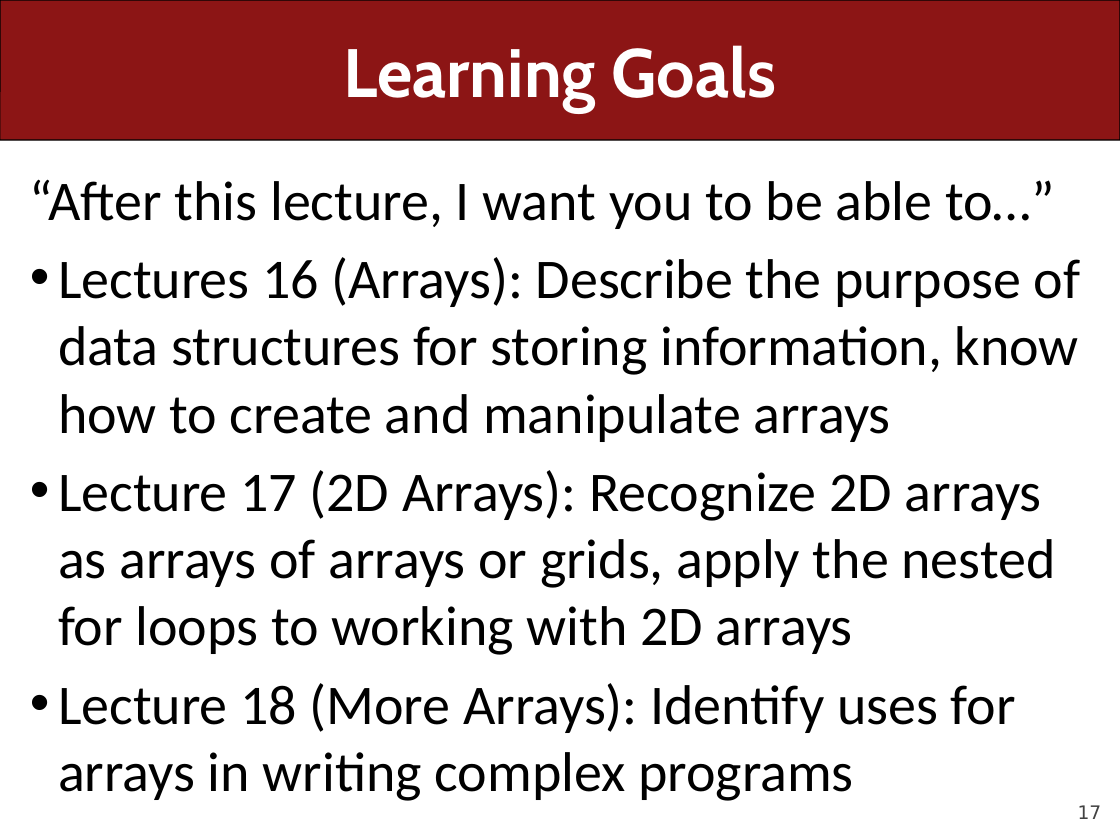
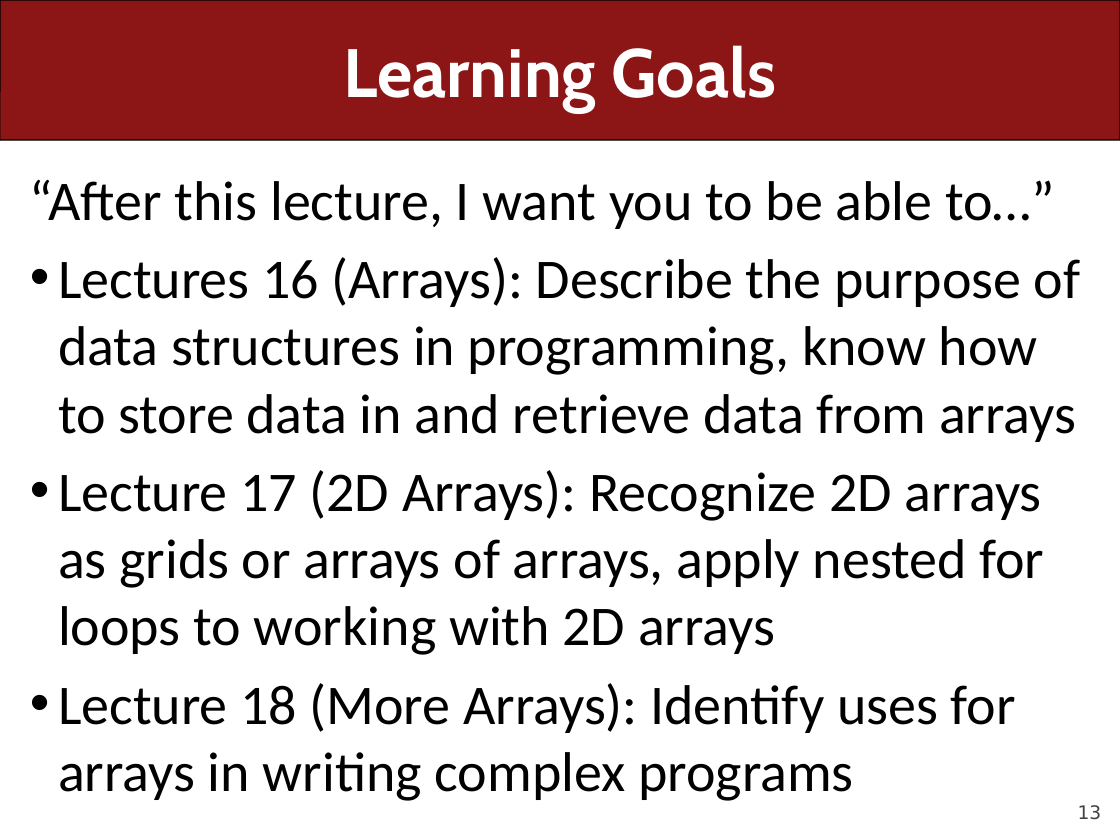
Before and after one commit to ckincaid17/cs106a-summer-2018, a slide deck: slide 13 of WWW/lectures/Lecture27/Lecture27.pptx (slide 17 before the commit). Drawn at 1120x840 pixels with LibreOffice and Linux fonts; fonts in the diff are those of the drawing. Boxes give left, top, right and bottom in pixels: in the first picture for what was removed or moved away, otherwise in the second. Text is boxed around its words. In the diff, an @@ line names an element or a change of style, - is before the commit and + after.

Commit message:
Lecture 27

```diff
--- a/WWW/lectures/Lecture27/Lecture27.pptx
+++ b/WWW/lectures/Lecture27/Lecture27.pptx
@@ text at [58,257,1081,655]: text changed @@
-• Lectures 16 (Arrays): Describe the purpose of data structures for storing information, know how to create and manipulate arrays
-• Lecture 17 (2D Arrays): Recognize 2D arrays as arrays of arrays or grids, apply the nested for loops to working with 2D arrays
+• Lectures 16 (Arrays): Describe the purpose of data structures in programming, know how to store data in and retrieve data from arrays
+• Lecture 17 (2D Arrays): Recognize 2D arrays as grids or arrays of arrays, apply nested for loops to working with 2D arrays
@@ page number at [1078,805,1102,820]: text changed @@
-17
+13
```
Also in this commit, not shown: 6 other slides changed, 4 slides removed, 19 other files.
